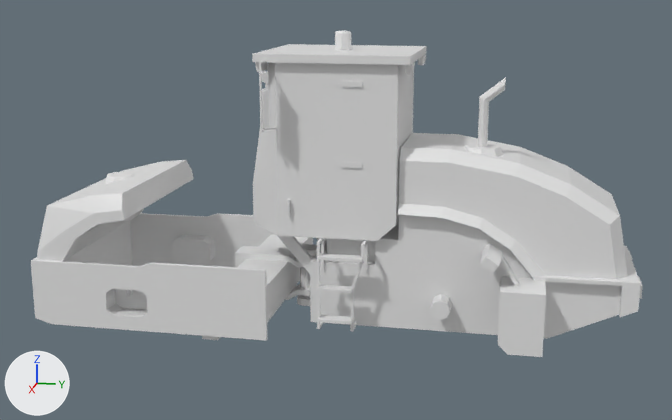
Before and after pictures for a commit that changed the Blender file Vehicles/Vehicles_CCS9/CCS9_3_UV.blend.
The view is the same before and after, from a camera (50 mm lens) standing at (4.7, 2.45, 1.94) and looking at (0.02, 1.52, 0.77). Lighting does not change. The marker at lower left points along +X, +Y and +Z.

The first picture shows 'Bak', 'Kabina', 'Kabina_KRISHA', 'Kabina_Steklo', 'Kapot', 'Kreplenie', 'Rama', 'Stupenki', 'Truba'.
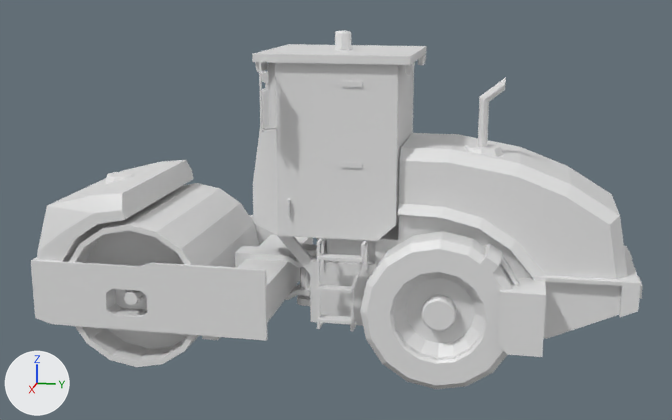
Location of each change, [x1, y1, x2, y2] in pixels of the pictures (672 x 420 px):
'Koleso', shown: after [360, 231, 513, 389]
'Katok', shown: after [69, 183, 259, 367]

The edits, one by one:
Object 'Koleso' (ob_koleso) is now shown.
Object 'Katok' (ob_katok) is now shown.
